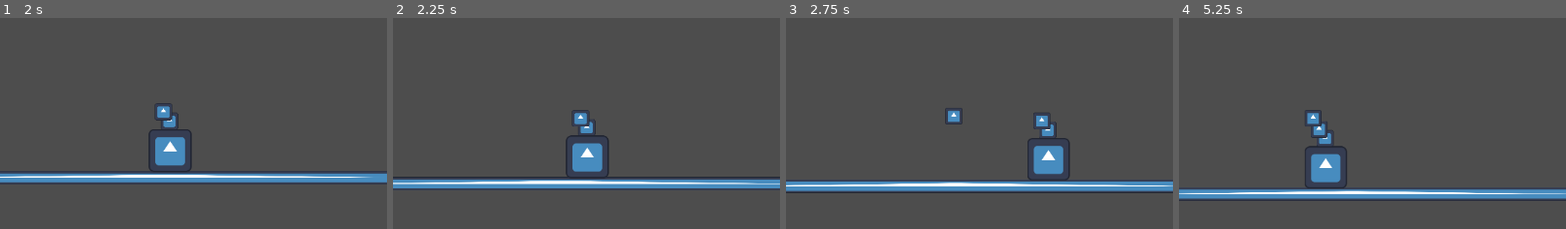
Above: before the commit, frames 1-4 (left to right).
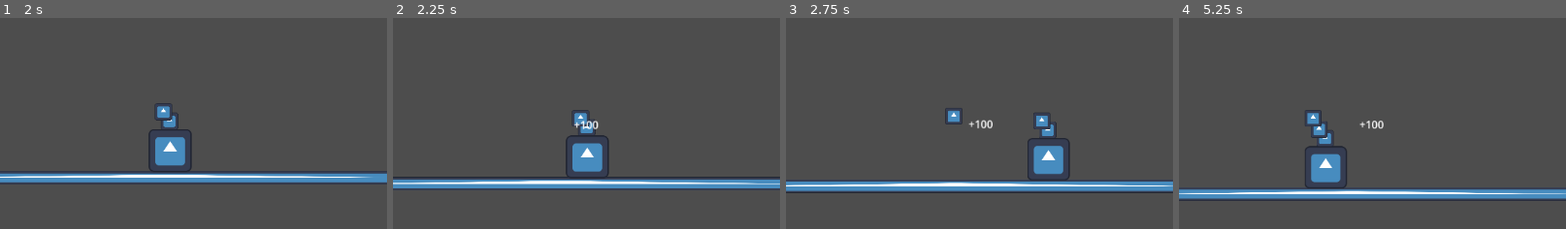
Above: after the commit, the same moments.

Repository: Nemo115/capybara_game
Game: Godot game, scene res://scenes/rigidbody_test_scene.tscn
Same seed, same stepped clock (60 frames per second), same inputs: the game is played once before the commit and once after it. The project has no main scene, so this scene is started directly. The engine's default icon, where the game draws it, is replaced by a stand-in: a white triangle on a blue panel in a dark square.
Inputs:
- Up to frame 1 (2 s): hold D (right) 0.53-1.28 s; tap Space (spawn) at 0.6, 1.35 s; hold A (left) from 1.28 s (still down)
- Up to frame 2 (2.25 s): release A (left) at 2.03 s; hold D (right) from 2.03 s (still down); tap Space (spawn) at 2.1 s
- Up to frame 3 (2.75 s): keep holding D (right)
- Up to frame 4 (5.25 s): tap Space (spawn) every 0.75 s from 2.85 to 5.1 s; release D (right) at 3.53 s; hold A (left) from 3.53 s (still down)
The pictures show only the part of the screen within x 29-79%, y 21-71%; the shares and areas given below are measured in that part.

Frame 1 is identical in both runs. In frame 2, 0.1% of the frame differs, in the area x 46-54%, y 48-53%; in frame 3, 0.1%; in frame 4, 0.1%.

Commit message:
added little score popup

Diff:
--- a/scenes/rigidbody_test_scene.tscn
+++ b/scenes/rigidbody_test_scene.tscn
@@ -18,21 +18,6 @@
 shader_parameter/r_displacement = Vector2(0, 0)
 shader_parameter/g_displacement = Vector2(0, 0)
 shader_parameter/b_displacement = Vector2(0, 0)
-
-[sub_resource type="GDScript" id="GDScript_b2yam"]
-
-[sub_resource type="PackedScene" id="PackedScene_fkm6l"]
-_bundled = {
-"conn_count": 0,
-"conns": PackedInt32Array(),
-"editable_instances": [],
-"names": PackedStringArray("GrooveJoint2D", "position", "disable_collision", "length", "initial_offset", "script"),
-"node_count": 1,
-"node_paths": [],
-"nodes": PackedInt32Array(-1, -1, 0, 0, -1, 5, 1, 0, 2, 1, 3, 2, 4, 3, 5, 4, 0),
-"variants": [Vector2(585, 254), false, 35.0, 1.0, SubResource("GDScript_b2yam")],
-"version": 3
-}
 
 [node name="test_scene" type="Node2D"]
 script = ExtResource("1_d7ehg")
@@ -93,7 +78,6 @@
 
 [node name="tower" parent="capybara" node_paths=PackedStringArray("obj_tower") instance=ExtResource("5_fs2ga")]
 position = Vector2(-566, -615)
-joint = SubResource("PackedScene_fkm6l")
 obj_tower = [NodePath("orange_obj")]
 
 [node name="orange_obj" parent="capybara/tower" instance=ExtResource("6_pojq3")]
--- a/scenes/tower.tscn
+++ b/scenes/tower.tscn
@@ -1,6 +1,8 @@
-[gd_scene load_steps=2 format=3 uid="uid://b57w4ahy1i3ta"]
+[gd_scene load_steps=3 format=3 uid="uid://b57w4ahy1i3ta"]
 
 [ext_resource type="Script" path="res://scripts/tower.gd" id="1_tvfi2"]
+[ext_resource type="PackedScene" uid="uid://ca4ytmebhrq7j" path="res://scenes/ui/mini_score.tscn" id="2_yboi7"]
 
 [node name="tower" type="Node2D"]
 script = ExtResource("1_tvfi2")
+mini_score = ExtResource("2_yboi7")
--- /dev/null
+++ b/scenes/ui/mini_score.tscn
@@ -0,0 +1,12 @@
+[gd_scene load_steps=2 format=3 uid="uid://ca4ytmebhrq7j"]
+
+[ext_resource type="Script" path="res://scripts/mini_score.gd" id="1_jv5lo"]
+
+[node name="mini_score" type="Label"]
+offset_right = 40.0
+offset_bottom = 23.0
+script = ExtResource("1_jv5lo")
+
+[node name="Timer" type="Timer" parent="."]
+
+[connection signal="timeout" from="Timer" to="." method="timeout"]
--- /dev/null
+++ b/scripts/mini_score.gd
@@ -0,0 +1,19 @@
+extends Label
+class_name Mini_Score
+
+@export var float_speed: float = 10
+@export var lifetime: float = 1
+
+@onready var timer: Timer = $Timer
+
+var score: int
+
+func _ready() -> void:
+	text = "+"+str(score)
+	timer.start(lifetime)
+
+func _process(delta: float) -> void:
+	position.y -= float_speed * delta
+
+func timeout() -> void:
+	queue_free()
--- a/scripts/tower.gd
+++ b/scripts/tower.gd
@@ -1,9 +1,8 @@
 extends Node2D
 class_name Tower
 
-@export var joint: PackedScene
-
 @export var obj_tower: Array[Falling_OBJ]
+@export var mini_score: PackedScene
 
 signal added_obj
 
@@ -12,19 +11,19 @@
 
 func add_obj(obj: Falling_OBJ):
 	if not obj.in_tower:
+		##Add object to tower
 		var top_obj = get_highest_obj()
+		obj.reparent(self, true)
+		obj.in_tower = true
+		obj_tower.append(obj)
+		Globals.score += obj.score
+		added_obj.emit()
 
-		obj.reparent(self, true)
-
-		obj.in_tower = true
-
-		obj_tower.append(obj)
-
-		Globals.score += obj.score
-		#print("score: ", Globals.score)
-
-		added_obj.emit()
-		print("children: ",get_child_count())
+		##Show mini score
+		var popup: Mini_Score = mini_score.instantiate()
+		popup.score = obj.score
+		Globals.game_tree.add_child(popup)
+		popup.global_position = obj.global_position + Vector2(20,0)
 
 #Look through the objects and find which one has the smallest y value => greatest position
 func get_highest_obj()->Falling_OBJ:
Not shown: 1 places in scenes/rigidbody_test_scene.tscn that only renumber resources
